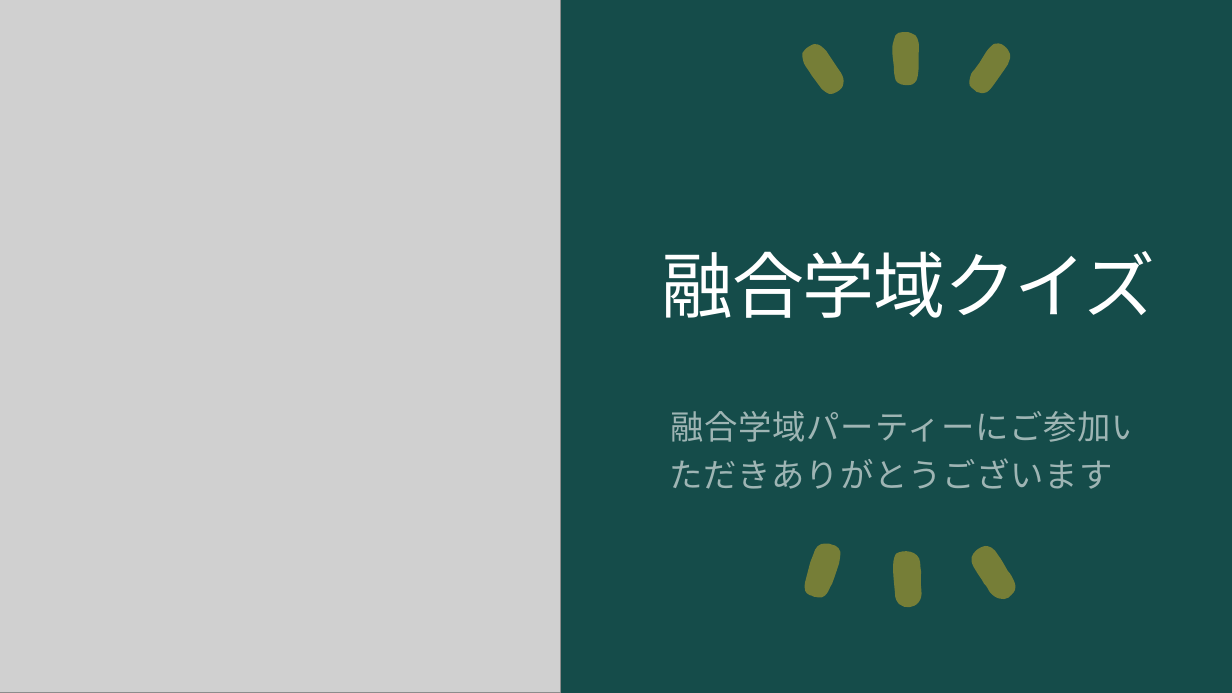
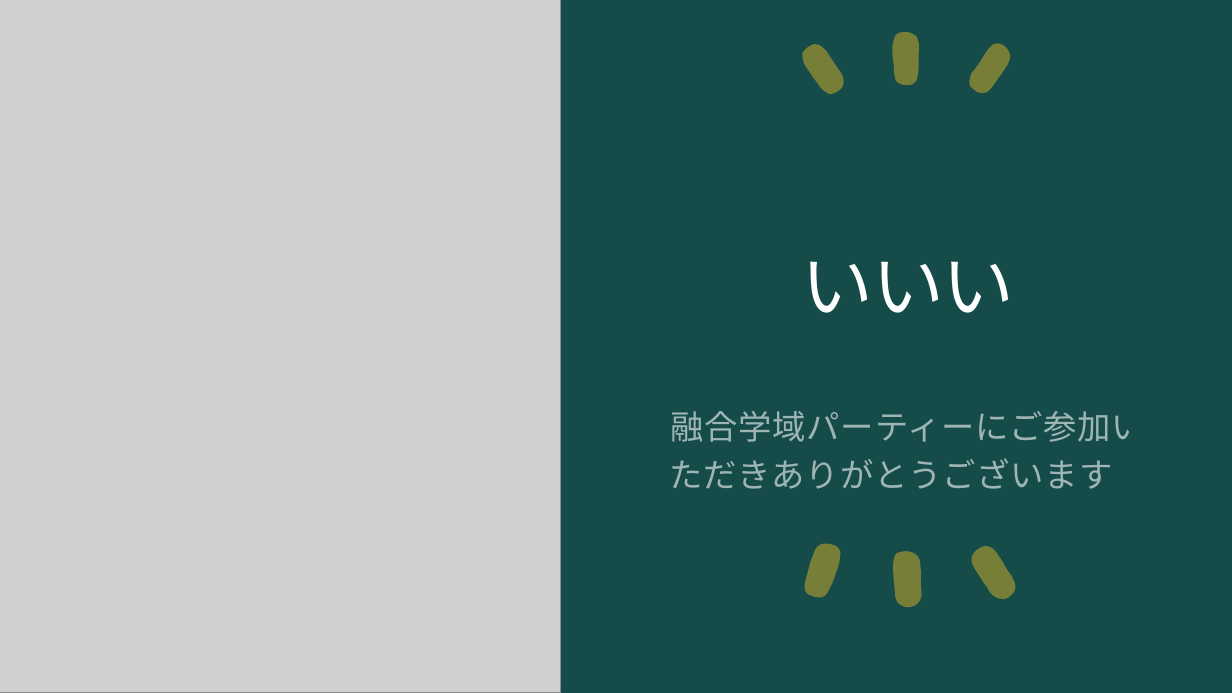
Before and after one commit to ogawa3427/utils, a slide deck: slide 1 of 2024answer/answer.pptx. Drawn at 1232x693 pixels with LibreOffice and Linux fonts; fonts in the diff are those of the drawing; grey boxes stand for pictures. Boxes give left, top, right and bottom in pixels: in the first picture for what was removed or moved away, otherwise in the second. Text is boxed around its words. In the diff, an @@ line names an element or a change of style, - is before the commit and + after.

```diff
--- a/2024answer/answer.pptx
+++ b/2024answer/answer.pptx
@@ title at [802,261,1015,313]: text changed @@
-融合学域クイズ
+いいい
```
Also in this commit, not shown: 1 other file.
